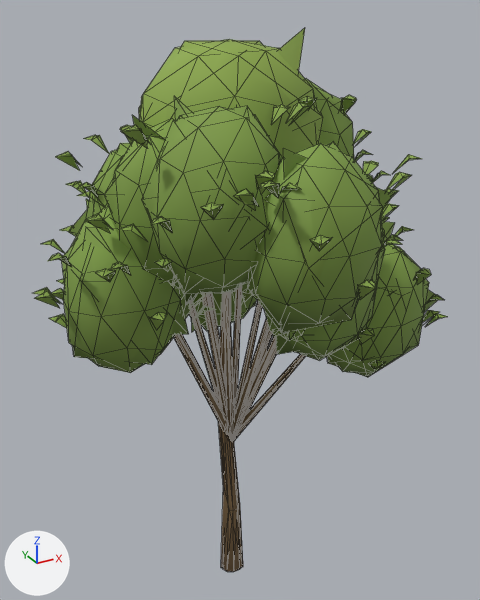
Before and after pictures for a commit that changed the glTF model crates/alife_game_app/assets/landscape/island/Sapling.glb.
Rendered twice from a 50 mm lens placed at (-2.02, -3.6, 4.16), pointed at (0.03, 0.12, 2.3). Arrows for +X, +Y and +Z are at lower left; the lights stay in place. The picture after the commit comes second. Mesh edges are drawn as thin lines.

Objects in the first picture: 'Sapling_L0', 'Sapling_L1', 'Sapling_L2'.
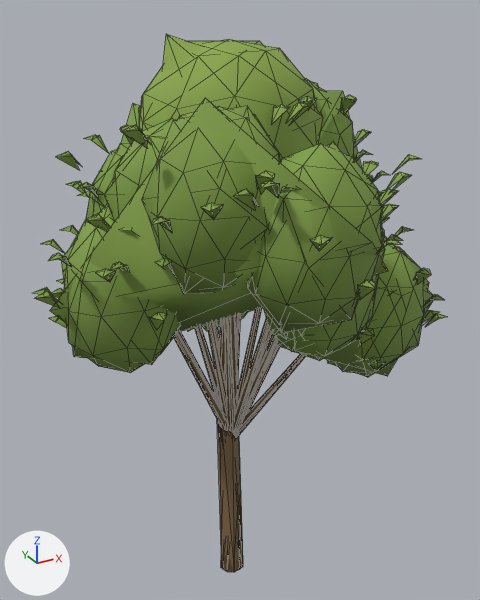
What the commit changed:
me_sapling_l2 is used by ob_sapling_l2; location (0.0, 0.0, 0.0).
me_sapling_l2 had 99 vertices, 57 faces and spanned x -1.17..1.32, y -0.9..0.91, z 0.01..4.06.
me_sapling_l2 now has 40 vertices, 56 faces and spans x -1.31..1.33, y -1.18..1.22, z 0.0..4.03.
me_sapling_l2 part 1: the loose piece of 4 vertices spanning x -0.78..0.41, y -0.43..0.41, z 2.94..4.06 is rebuilt with 6 vertices and now spans x -0.52..0.52, y -0.41..0.42, z 3.0..4.03.
me_sapling_l2 part 2: the loose piece of 3 vertices spanning x -0.17..-0.04, y 0.03..0.07, z 0.01..3.15 is rebuilt with 10 vertices and now spans x -0.19..-0.01, y -0.05..0.1, z 0.0..3.16.
me_sapling_l2 part 3: 27 loose pieces with 88 vertices, spanning x -1.17..1.32, y -0.9..0.91, z 1.24..3.76, are deleted.
Part 4, on me_sapling_l2:
4 vertices are removed from x -0.27..0.44, y 0.25..0.7, z 2.58..3.77.
4 faces are deleted.
24 vertices are added at x -1.31..1.33, y -1.18..1.22, z 1.76..3.78.
32 new faces join them.

Pixel boxes (x1, y1, x2, y2) of what changed, in the pictures (480 x 600 px):
'Sapling_L2', reshaped: before (68, 28, 437, 354); after (50, 34, 433, 572)
part 1 of me_sapling_l2, rebuilt: before (277, 28, 305, 75); after (162, 34, 319, 88)
part 2 of me_sapling_l2, rebuilt (not visible before): after (217, 316, 243, 572)
part 3 of me_sapling_l2, deleted: before (68, 96, 437, 354)
part 4 of me_sapling_l2, built on: after (50, 91, 433, 376)
